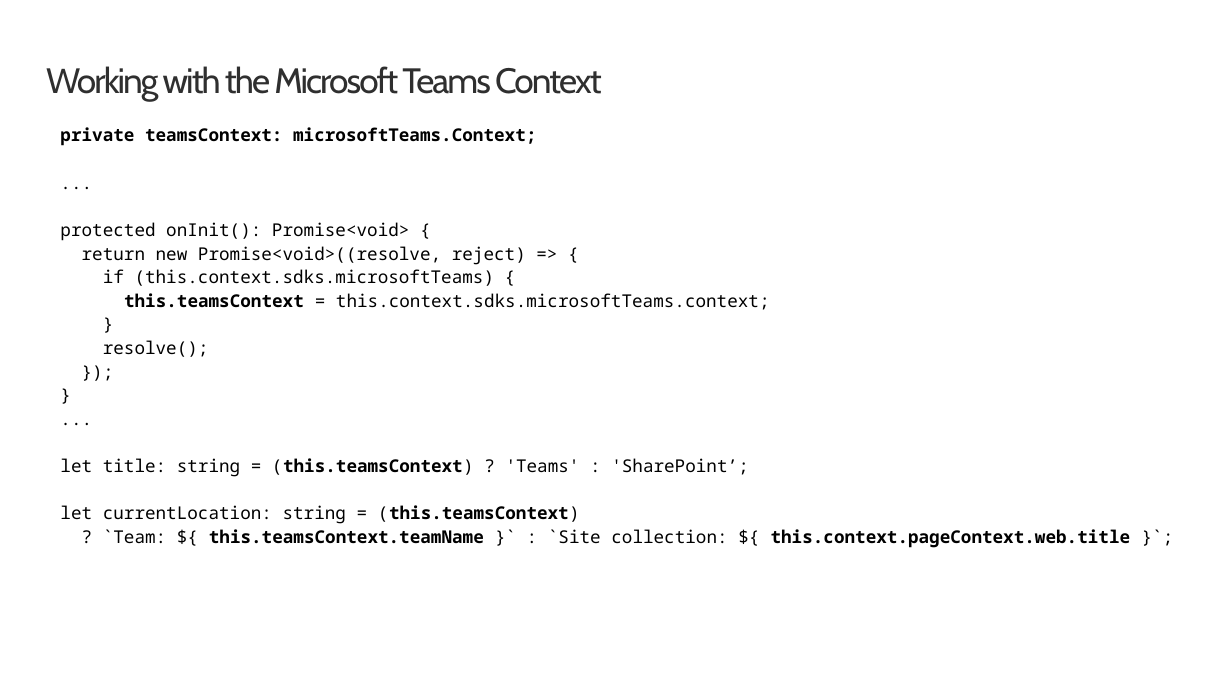
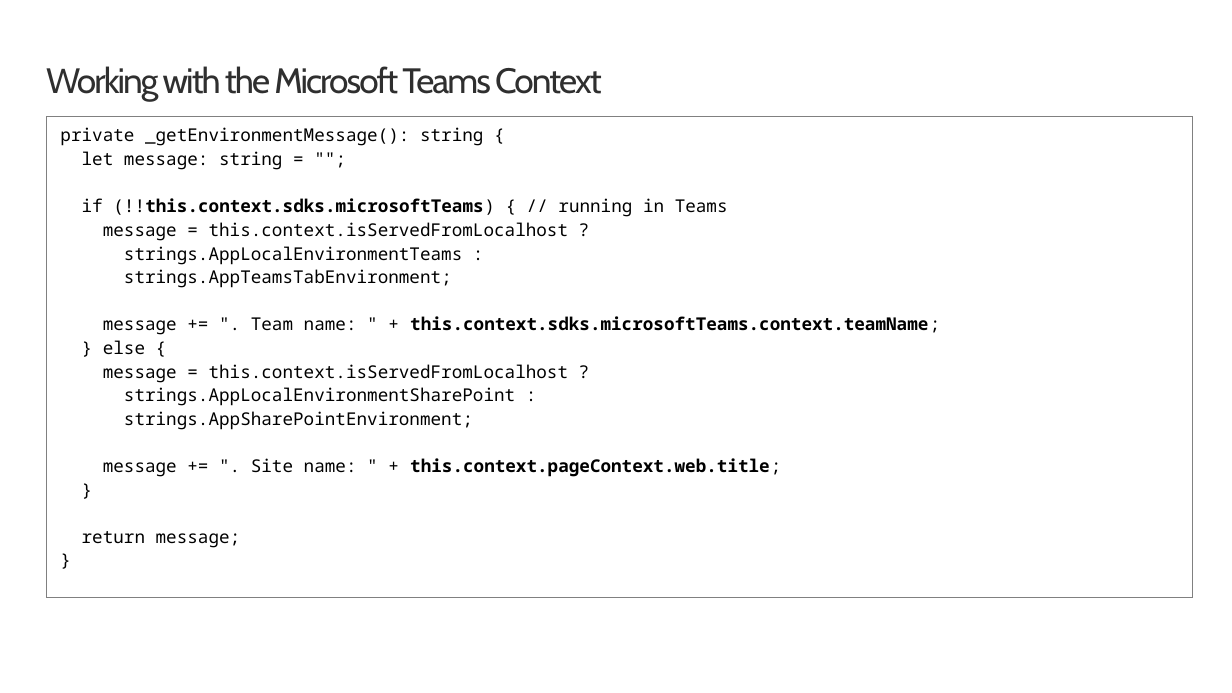
Before and after one commit to SharePoint/sp-dev-training-spfx-teams-dev, a slide deck: slide 4 of 02-context.pptx. Drawn at 1232x693 pixels with LibreOffice and Linux fonts; fonts in the diff are those of the drawing; background and template pictures are left out. Boxes give left, top, right and bottom in pixels: in the first picture for what was removed or moved away, otherwise in the second. Text is boxed around its words. In the diff, an @@ line names an element or a change of style, - is before the commit and + after.

```diff
--- a/02-context.pptx
+++ b/02-context.pptx
@@ text "private _getEnvironmentMessage(): string {": place and size @@
-text "private _getEnvironmentMessage(): string {" at box(60, 127, 1131, 548)
+text "private _getEnvironmentMessage(): string {" at box(46, 117, 1193, 597)
@@ text "private _getEnvironmentMessage(): string {" at box(46, 117, 1193, 597): outline none to #808080 0.75 pt @@
@@ text at box(60, 127, 940, 477): text changed @@
-private teamsContext: microsoftTeams.Context;
-...
-protected onInit(): Promise<void> {
-return new Promise<void>((resolve, reject) => {
-if (this.context.sdks.microsoftTeams) {
-this.teamsContext = this.context.sdks.microsoftTeams.context;
+private _getEnvironmentMessage(): string {
+let message: string = "";
+if (!!this.context.sdks.microsoftTeams) { // running in Teams
+message = this.context.isServedFromLocalhost ?
+strings.AppLocalEnvironmentTeams :
+strings.AppTeamsTabEnvironment;
+message += ". Team name: " + this.context.sdks.microsoftTeams.context.teamName;
+} else {
+message = this.context.isServedFromLocalhost ?
+strings.AppLocalEnvironmentSharePoint :
+strings.AppSharePointEnvironment;
+message += ". Site name: " + this.context.pageContext.web.title;
@@ text at box(60, 458, 1131, 548): paragraphs removed @@
-...
-let title: string = (this.teamsContext) ? 'Teams' : 'SharePoint’;
-let currentLocation: string = (this.teamsContext)
-? `Team: ${ this.teamsContext.teamName }` : `Site collection: ${ this.context.pageContext.web.title }`;
@@ text at box(82, 531, 241, 548): text changed @@
-resolve();
-});
+return message;
```
Also in this commit, not shown: 48 other files.
